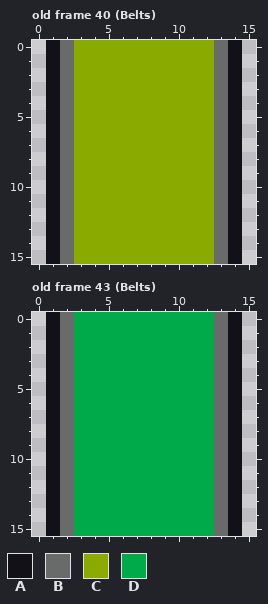
Two versions of one pixel-art file, art/conveyors/conveyor.aseprite. Above is the file before it was changed.
16x16 pixels, 53 frames. Shown: old frame 40 (Belts), old frame 43 (Belts). The commit also changed other frames, which this record leaves out.
Visible layers, top first: "Belts", "Directions(?)".
Palette (. is transparent): A #121117  B #696a6a  C #8aaa00  D #00aa4a
Pixels before, old frame 40 (Belts), first column x 1:
 0 ABCCCCCCCCCCBA
 1 ABCCCCCCCCCCBA
 2 ABCCCCCCCCCCBA
 3 ABCCCCCCCCCCBA
 4 ABCCCCCCCCCCBA
 5 ABCCCCCCCCCCBA
 6 ABCCCCCCCCCCBA
 7 ABCCCCCCCCCCBA
 8 ABCCCCCCCCCCBA
 9 ABCCCCCCCCCCBA
10 ABCCCCCCCCCCBA
11 ABCCCCCCCCCCBA
12 ABCCCCCCCCCCBA
13 ABCCCCCCCCCCBA
14 ABCCCCCCCCCCBA
15 ABCCCCCCCCCCBA
Pixels before, old frame 43 (Belts), first column x 1:
 0 ABDDDDDDDDDDBA
 1 ABDDDDDDDDDDBA
 2 ABDDDDDDDDDDBA
 3 ABDDDDDDDDDDBA
 4 ABDDDDDDDDDDBA
 5 ABDDDDDDDDDDBA
 6 ABDDDDDDDDDDBA
 7 ABDDDDDDDDDDBA
 8 ABDDDDDDDDDDBA
 9 ABDDDDDDDDDDBA
10 ABDDDDDDDDDDBA
11 ABDDDDDDDDDDBA
12 ABDDDDDDDDDDBA
13 ABDDDDDDDDDDBA
14 ABDDDDDDDDDDBA
15 ABDDDDDDDDDDBA
New version:
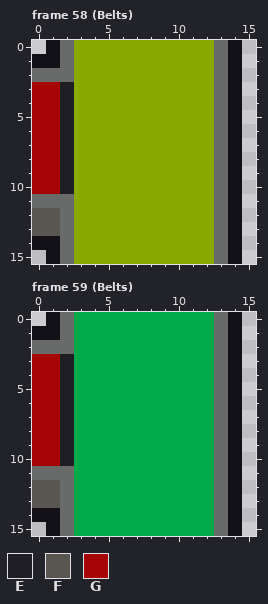
Colours new in this view: E #1f1e25  F #595652  G #a70505
A new or re-ordered frame is compared with the old frame closest to it.
Commit message: More conveyor types (making autotiling for this will be fun...)
From old to new:
frames 53 -> 65
Changed rows in their new state; - is an unchanged pixel.
Frame 58 (Belts) is new; against old frame 40 (Belts), layers "Belts", "Directions(?)":
first column x 0:
 1 A--
 2 BB-
 3 GGE
 4 GGE
 5 GGE
 6 GGE
 7 GGE
 8 GGE
 9 GGE
10 GGE
11 BB-
12 FF-
13 FF-
14 A--
Frame 59 (Belts) is new; against old frame 43 (Belts), layers "Belts", "Directions(?)": the same change as frame 58 (Belts)
